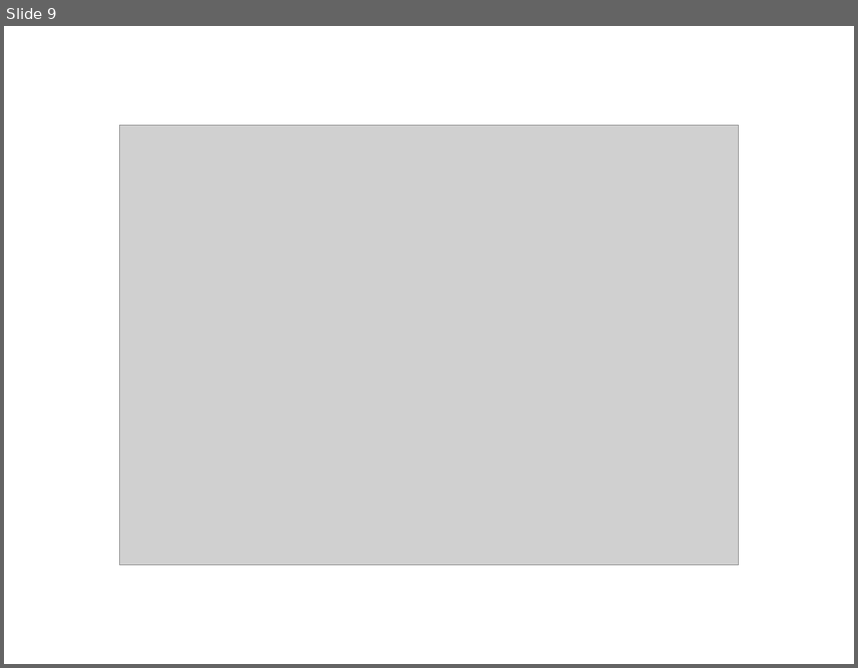
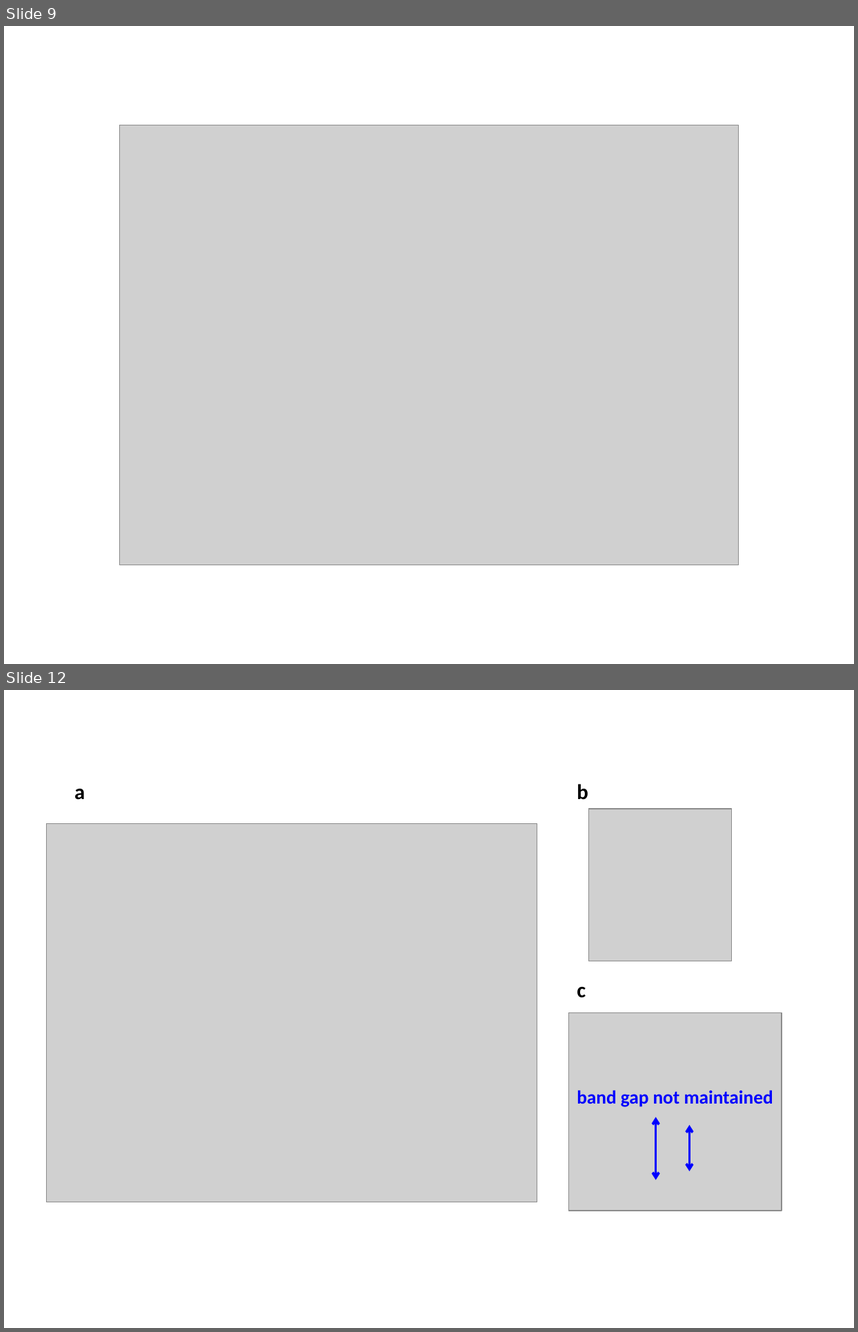
Before and after one commit to skw32/transfer_report, a slide deck: figures.pptx. Shown one above the other, each under a label of ours: slide 9 before the commit, slides 9 and 12 after it; the slides between them are not shown. The pictures are 858x668 and 858x1332 pixels, drawn with LibreOffice and Linux fonts; fonts in the diff are those of the drawing; grey boxes stand for pictures. Boxes give left, top, right and bottom in pixels: in the first picture for what was removed or moved away, otherwise in the second. Text is boxed around its words. In the diff, an @@ line names an element or a change of style, - is before the commit and + after.

```diff
--- a/figures.pptx
+++ b/figures.pptx
@@ slide 12 added at [4, 690, 854, 1328], background #FFFFFF @@
@@ text added at [74, 788, 85, 800], 18 pt, text #000000, bold @@
+a
@@ text added at [577, 784, 588, 800], 18 pt, text #000000, bold @@
+b
@@ picture added at [589, 809, 732, 961] @@
@@ picture added at [47, 823, 537, 1202] @@
@@ text added at [577, 987, 586, 998], 18 pt, text #000000, bold @@
+c
@@ picture added at [568, 1012, 782, 1210] @@
@@ text added at [577, 1090, 773, 1107], 16 pt, text #0000FF, bold @@
+band gap not maintained
@@ double arrow added from (656, 1116) to (656, 1180), #0000FF 2 pt @@
@@ double arrow added from (689, 1125) to (689, 1171), #0000FF 2 pt @@
```
Also in this commit, not shown: 1 slide changed, 2 other slides added, 16 other files.
